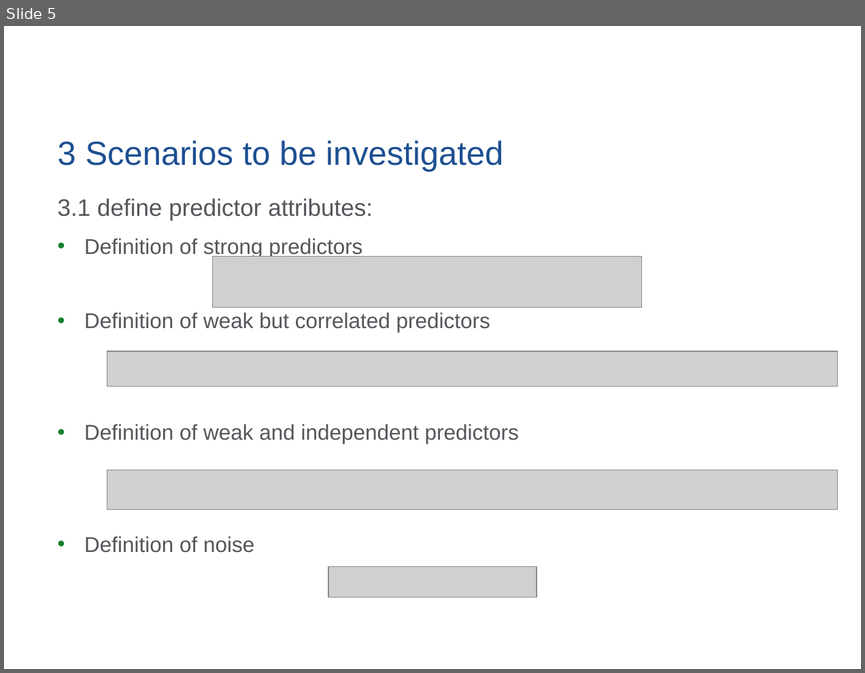
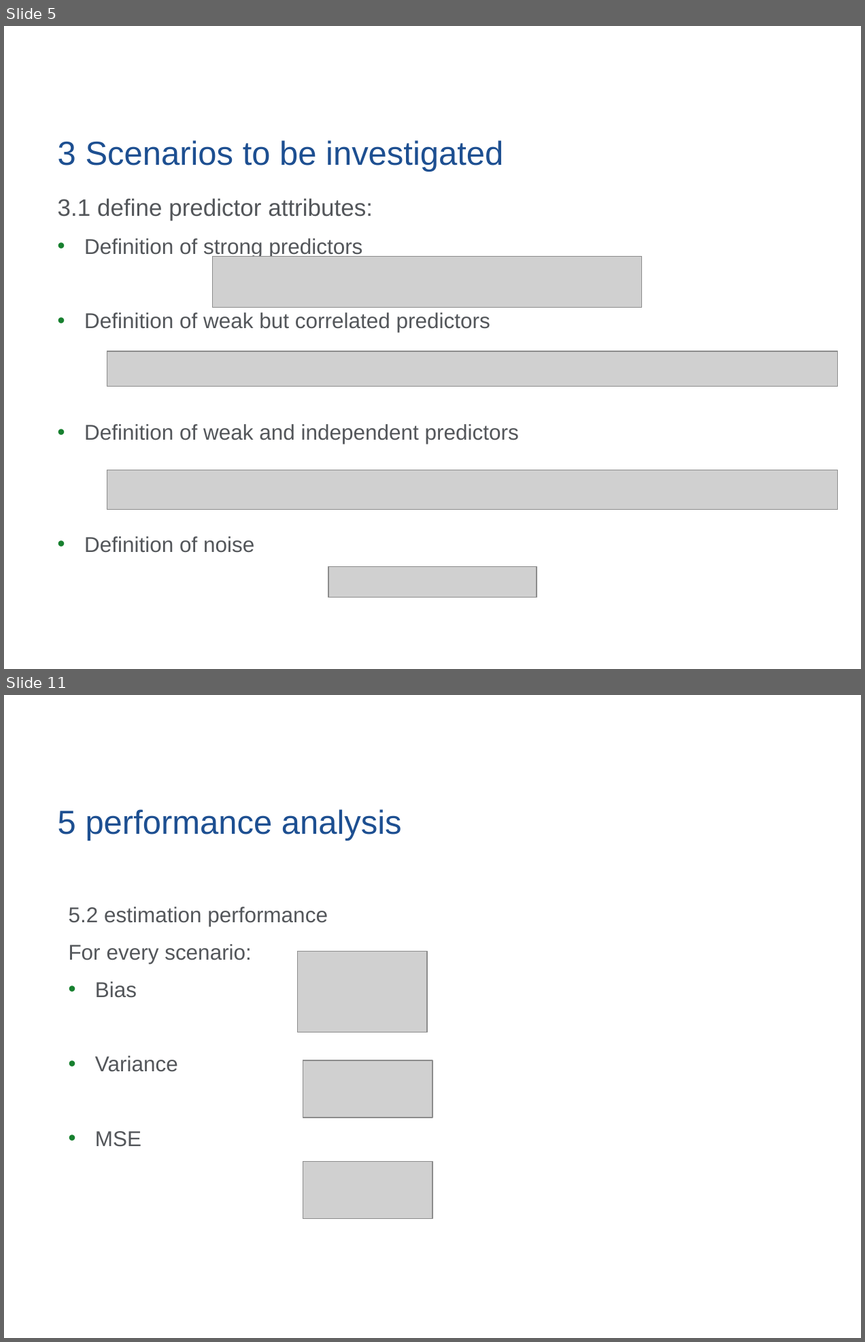
Before and after one commit to yuqimiao/p8160_project1_group7, a slide deck: slide_template/RS11023_Mailman_Standard_Template_12_2018.pptx. Shown one above the other, each under a label of ours: slide 5 before the commit, slides 5 and 11 after it; the slides between them are not shown. The pictures are 865x673 and 865x1342 pixels, drawn with LibreOffice and Linux fonts; fonts in the diff are those of the drawing; grey boxes stand for pictures; background and template pictures are left out. Boxes give left, top, right and bottom in pixels: in the first picture for what was removed or moved away, otherwise in the second. Text is boxed around its words. In the diff, an @@ line names an element or a change of style, - is before the commit and + after.

```diff
--- a/slide_template/RS11023_Mailman_Standard_Template_12_2018.pptx
+++ b/slide_template/RS11023_Mailman_Standard_Template_12_2018.pptx
@@ slide 11 added at [4, 695, 861, 1338], background picture (left out) @@
@@ title added at [58, 809, 402, 841], 28 pt, text #1D4F91 @@
+5 performance analysis
@@ text added at [69, 906, 328, 1147], 18 pt, text #53565A @@
+5.2 estimation performance
+For every scenario:
+• Bias
+• Variance
+• MSE
@@ picture added at [298, 951, 427, 1032] @@
@@ picture added at [303, 1060, 432, 1117] @@
@@ picture added at [303, 1161, 432, 1219] @@
@@ page number added at [597, 1298, 797, 1332], 10 pt, text #FFFFFF @@
+11
```
Also in this commit, not shown: 3 slides changed, 2 other slides added, 2 other files.
